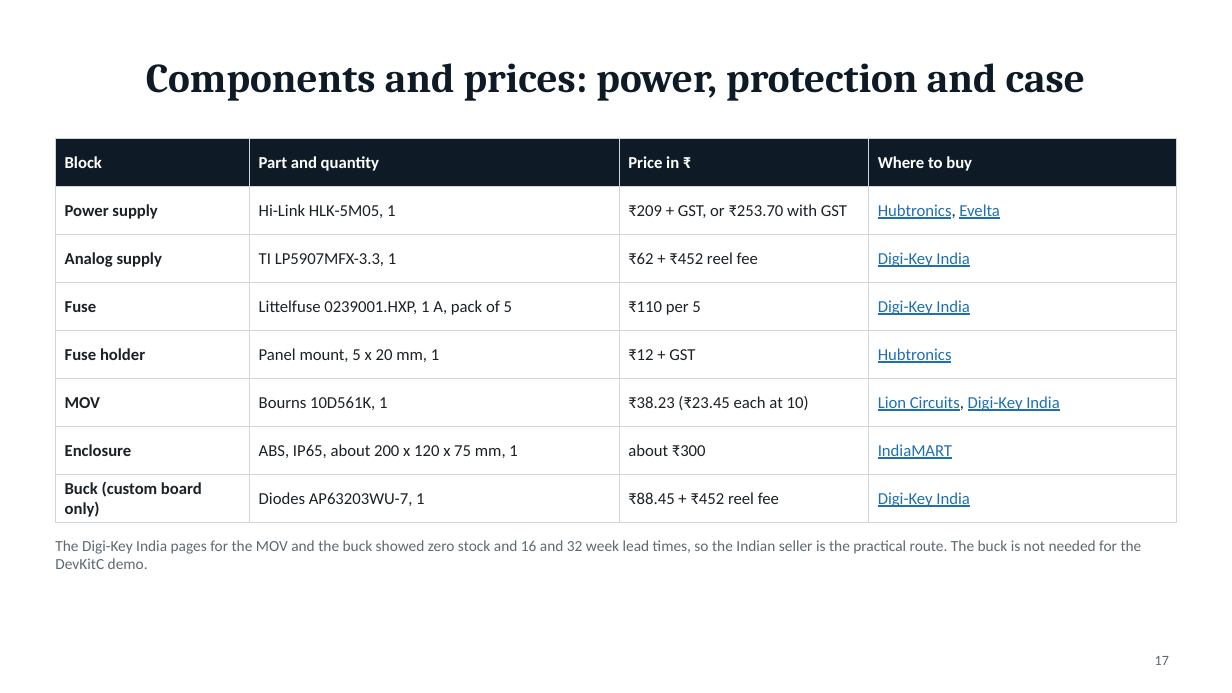
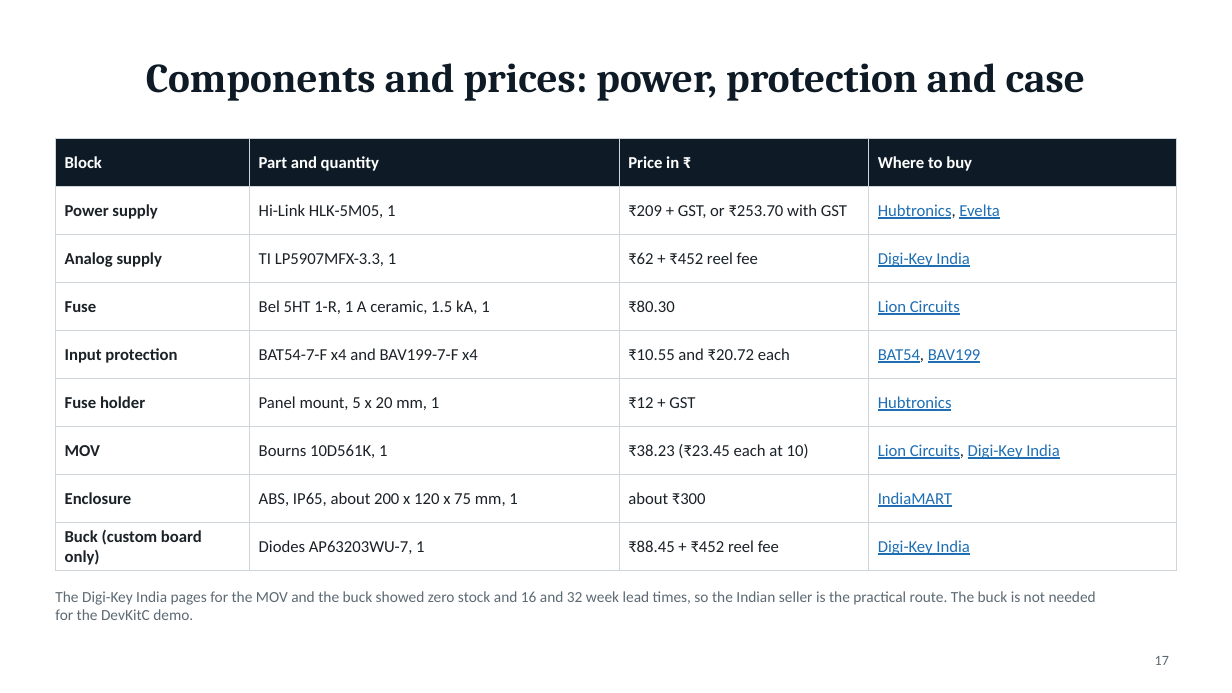
Before and after one commit to PowerWorksLab/PowerLenz, a slide deck: slide 17 of documentation/presentations/powerlenz-front-end.pptx. Drawn at 1232x693 pixels with LibreOffice and Linux fonts; fonts in the diff are those of the drawing. Boxes give left, top, right and bottom in pixels: in the first picture for what was removed or moved away, otherwise in the second. Text is boxed around its words. In the diff, an @@ line names an element or a change of style, - is before the commit and + after.

Commit message:
Update deck for the new fuse, protection diodes and totals

```diff
--- a/documentation/presentations/powerlenz-front-end.pptx
+++ b/documentation/presentations/powerlenz-front-end.pptx
@@ table at (x1=55, y1=139, x2=1177, y2=569) @@
-row 4: Fuse | Littelfuse 0239001.HXP, 1 A, pack of 5 | ₹110 per 5 | Digi-Key India
+row 4: Fuse | Bel 5HT 1-R, 1 A ceramic, 1.5 kA, 1 | ₹80.30 | Lion Circuits
+row 5: Input protection | BAT54-7-F x4 and BAV199-7-F x4 | ₹10.55 and ₹20.72 each | BAT54, BAV199
@@ text "The Digi-Key India pages for ..." rewrapped from (x1=55, y1=540, x2=1142, y2=569) to (x1=55, y1=591, x2=1096, y2=620) @@
```
Also in this commit, not shown: 3 other slides changed, 9 other files.
